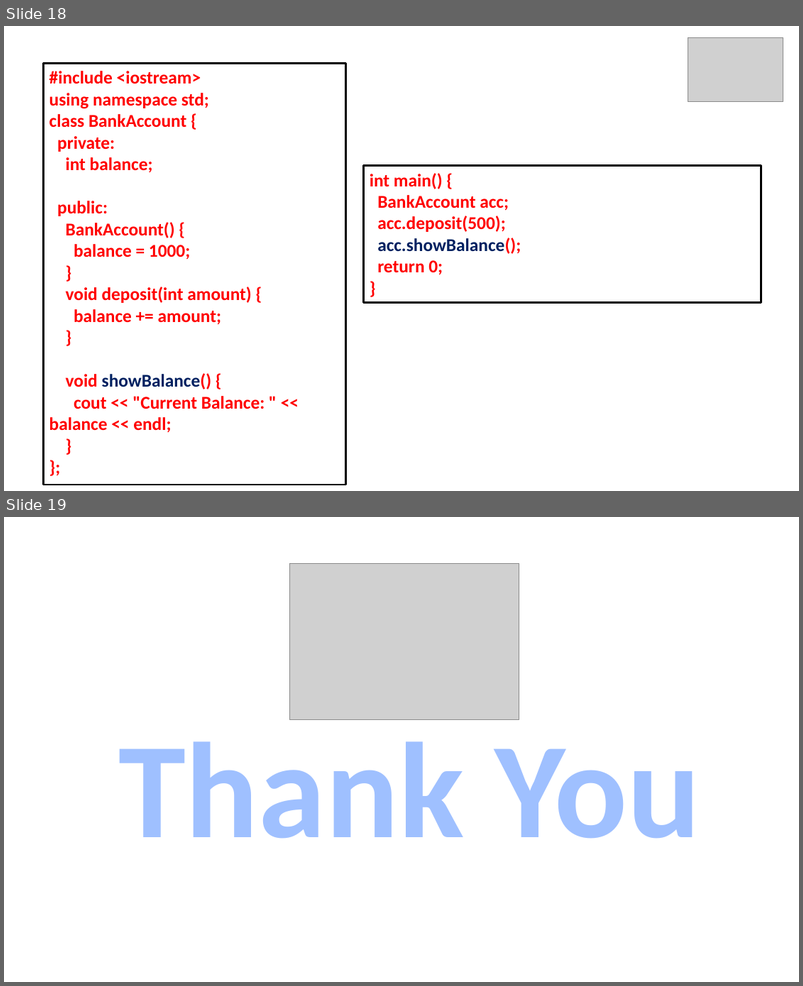
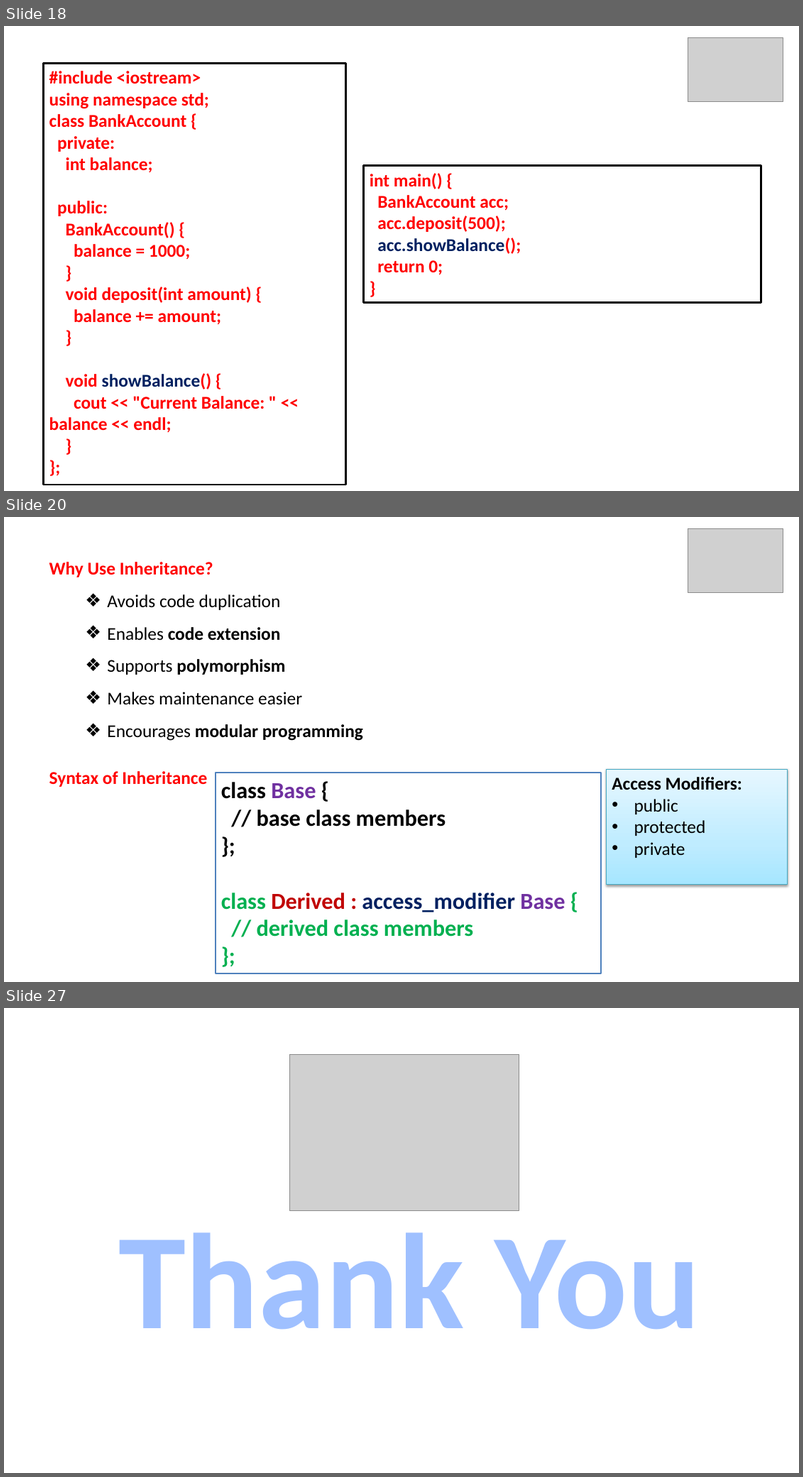
Before and after one commit to ParthasarathiSwain/C-plus-plus-Tutorial, a slide deck: Day 19/OOP.pptx. Shown one above the other, each under a label of ours: slides 18 and 19 before the commit, slides 18, 20 and 27 after it; the slides between them are not shown. The pictures are 803x986 and 803x1477 pixels, drawn with LibreOffice and Linux fonts; fonts in the diff are those of the drawing; grey boxes stand for pictures. Boxes give left, top, right and bottom in pixels: in the first picture for what was removed or moved away, otherwise in the second. Text is boxed around its words. In the diff, an @@ line names an element or a change of style, - is before the commit and + after.

```diff
--- a/Day 19/OOP.pptx
+++ b/Day 19/OOP.pptx
@@ slide 20 added at [4,517,799,982], background #FFFFFF @@
@@ picture added at [688,529,784,592] @@
@@ text added at [49,562,363,741], 22 pt, text #000000 @@
+Why Use Inheritance?
+  ❖ Avoids code duplication
+  ❖ Enables code extension
+  ❖ Supports polymorphism
+  ❖ Makes maintenance easier
+  ❖ Encourages modular programming
@@ text added at [49,771,207,787], 22 pt, text #FF0000, bold @@
+Syntax of Inheritance
@@ rectangle added at [606,769,787,884], fill gradient #A7E6FF to #C1EDFF to #E7F8FF, outline #46AAC5 0.75 pt, 22 pt, text #000000 @@
+Access Modifiers:
+• public
+• protected
+• private
@@ rectangle added at [216,773,601,974], fill #FFFFFF, outline #4F81BD 2 pt, 28 pt, text #00B050, bold @@
+class Base {
+// base class members
+};
+class Derived : access_modifier Base {
+// derived class members
+};
@@ what was slide 19 is now slide 27 @@
```
Also in this commit, not shown: 1 slide changed, 7 other slides added, 13 other files.
